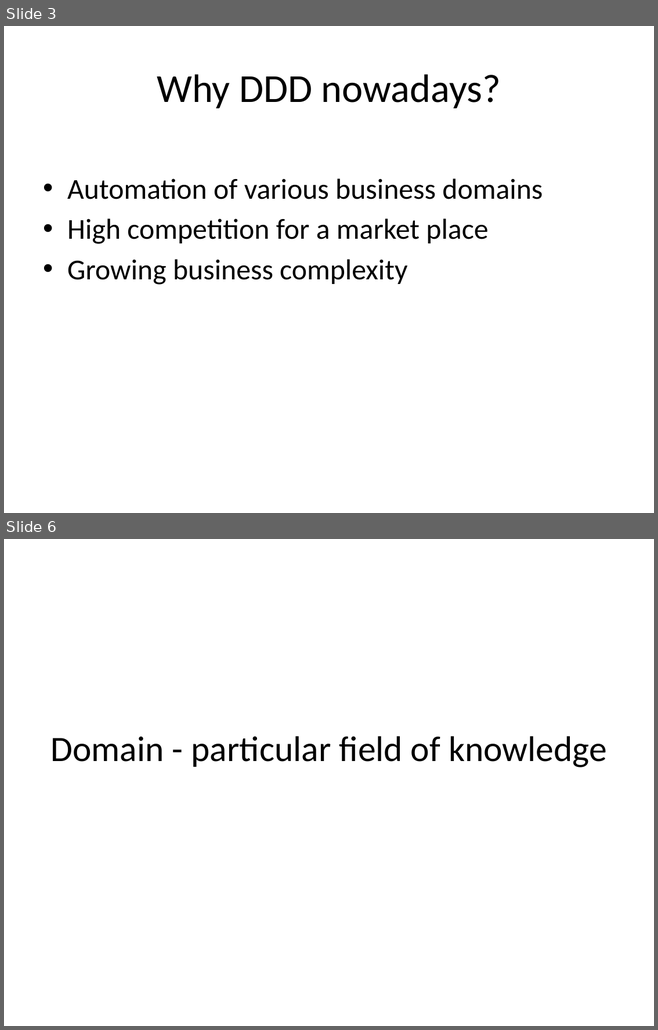
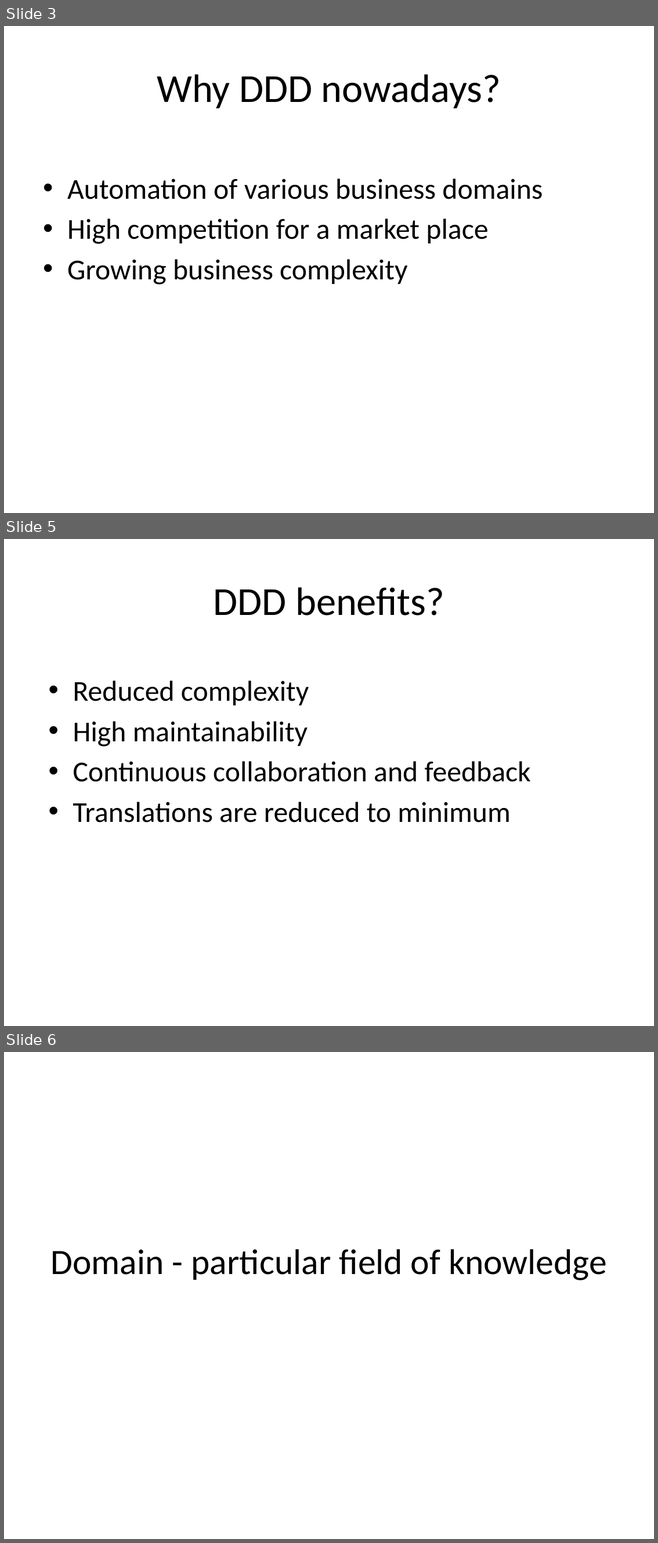
Before and after one commit to arturtv/dddpresentation, a slide deck: Domain-DrivenDesign.A.Trosin.pptx. Shown one above the other, each under a label of ours: slides 3 and 6 before the commit, slides 3, 5 and 6 after it; the slides between them are not shown. The pictures are 658x1030 and 658x1543 pixels, drawn with LibreOffice and Linux fonts; fonts in the diff are those of the drawing. Boxes give left, top, right and bottom in pixels: in the first picture for what was removed or moved away, otherwise in the second. Text is boxed around its words. In the diff, an @@ line names an element or a change of style, - is before the commit and + after.

```diff
--- a/Domain-DrivenDesign.A.Trosin.pptx
+++ b/Domain-DrivenDesign.A.Trosin.pptx
@@ slide 5 added at [4, 539, 654, 1026], background #FFFFFF @@
@@ title added at [213, 587, 444, 616], 44 pt, text #000000 @@
+DDD benefits?
@@ text added at [73, 681, 531, 823], 32 pt, text #000000 @@
+• Reduced complexity
+• High maintainability
+• Continuous collaboration and feedback
+• Translations are reduced to minimum
```
Also in this commit, not shown: 2 slides changed, 5 other slides added, 3 slides removed.
